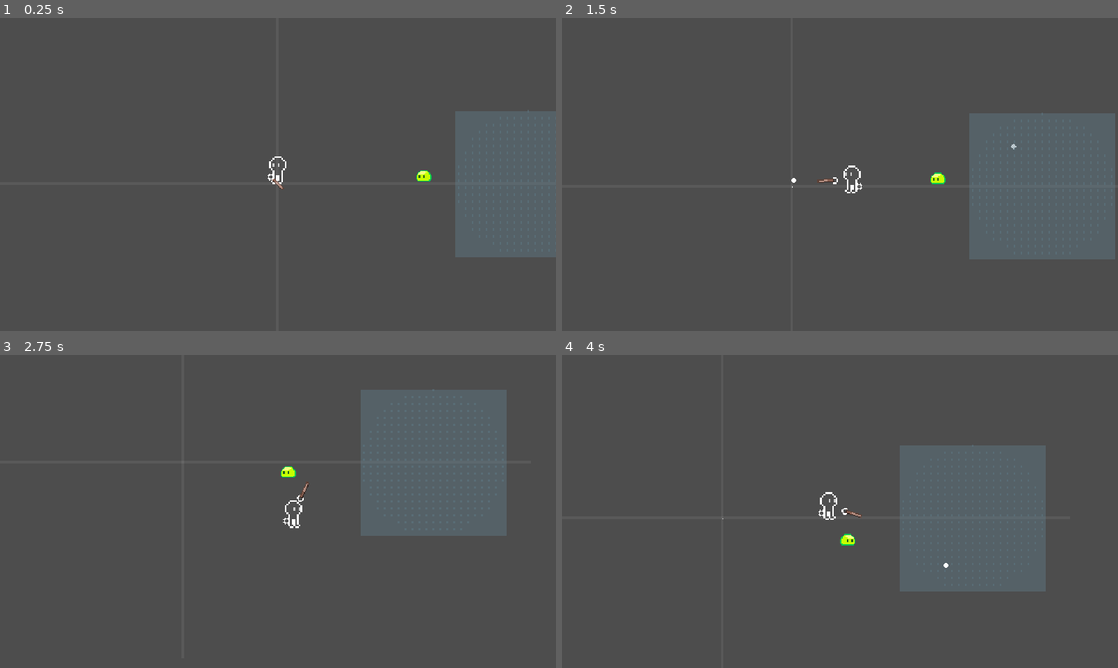
Above: before the commit, frames 1-4 (two rows, left to right).
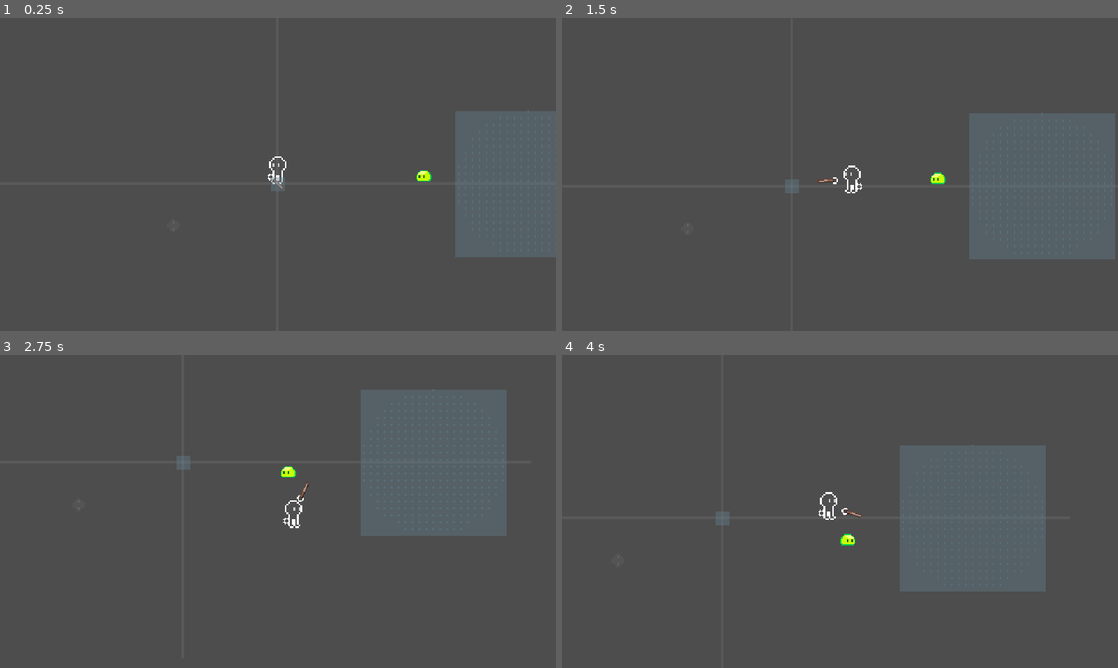
Above: after the commit, the same moments.

Repository: xharris/magicmissiles
Game: Godot game, scene res://game.tscn
Two runs of this game, one before a commit and one after it. Both use one fixed random seed, a clock stepped at 60 frames per second and the inputs below.
Inputs (mouse positions are in pixels of both pictures, inside the frame that each line leads up to):
- Up to frame 1 (0.25 s): no input
- Up to frame 2 (1.5 s): move the mouse to (962, 158) at 0.52 s; hold D (right) 0.53-1.28 s; click (962, 158) at 0.6 s; move the mouse to (728, 190) at 1.27 s; hold S (down) from 1.28 s (still down); click (728, 190) at 1.35 s
- Up to frame 3 (2.75 s): move the mouse to (333, 442) at 2.02 s; release S (down) at 2.03 s; hold D (right) from 2.03 s (still down); click (333, 442) at 2.1 s
- Up to frame 4 (4 s): move the mouse to (812, 574) at 2.77 s; release D (right) at 2.78 s; hold W (up) 2.78-3.53 s; click (812, 574) at 2.85 s; move the mouse to (1006, 558) at 3.52 s; hold A (left) from 3.53 s (still down); click (1006, 558) at 3.6 s

The runs differ from the first frame. In frame 1, less than 0.1% of the frame differs, in the area x 31-52%, y 50-68%; in frame 2, 0.1%, in the area x 22-82%, y 40-69%; in frame 3, less than 0.1%; in frame 4, less than 0.1%.

Commit message:
adds magic source/dest components

Diff:
--- a/components/arms/arms.gd
+++ b/components/arms/arms.gd
@@ -6,6 +6,7 @@
 @onready var animation_player: AnimationPlayer = %AnimationPlayer
 @onready var arm_l: Node2D = %ArmL
 @onready var wand_tip: Node2D = %WandTip
+@onready var magic_dest: MagicDest = %MagicDest
 
 var face_direction: Vector2
 
--- a/components/arms/arms.tscn
+++ b/components/arms/arms.tscn
@@ -1,8 +1,9 @@
-[gd_scene load_steps=14 format=3 uid="uid://1unta65jxpw0"]
+[gd_scene format=3 uid="uid://1unta65jxpw0"]
 
 [ext_resource type="Script" uid="uid://c1q4q6wn77rq0" path="res://components/arms/arms.gd" id="1_ia214"]
 [ext_resource type="Texture2D" uid="uid://bbj8f2xd1yei4" path="res://components/arms/hand.png" id="2_mvj64"]
 [ext_resource type="Texture2D" uid="uid://dws2mrwvqim8" path="res://components/arms/wand.png" id="3_vyekd"]
+[ext_resource type="PackedScene" uid="uid://7orwu3jpymed" path="res://components/magic_transfer/dest/magic_dest.tscn" id="4_p4r30"]
 
 [sub_resource type="AnimationNodeTimeSeek" id="AnimationNodeTimeSeek_vyekd"]
 
@@ -20,18 +21,18 @@
 
 [sub_resource type="AnimationNodeBlendTree" id="AnimationNodeBlendTree_p4r30"]
 graph_offset = Vector2(-307.195, 156.234)
+nodes/output/position = Vector2(310, 260)
 nodes/TimeSeek/node = SubResource("AnimationNodeTimeSeek_vyekd")
 nodes/TimeSeek/position = Vector2(-40, 320)
 nodes/idle/node = SubResource("AnimationNodeAnimation_vyekd")
 nodes/idle/position = Vector2(-220, 150)
-nodes/output/position = Vector2(310, 260)
 nodes/point/node = SubResource("AnimationNodeAnimation_p4r30")
 nodes/point/position = Vector2(-370, 350)
 nodes/point_blend/node = SubResource("AnimationNodeBlend2_rowb5")
 nodes/point_blend/position = Vector2(140, 260)
 nodes/point_no_auto_play/node = SubResource("AnimationNodeTimeScale_vyekd")
 nodes/point_no_auto_play/position = Vector2(-220, 350)
-node_connections = [&"TimeSeek", 0, &"point_no_auto_play", &"output", 0, &"point_blend", &"point_blend", 0, &"idle", &"point_blend", 1, &"TimeSeek", &"point_no_auto_play", 0, &"point"]
+node_connections = [&"output", 0, &"point_blend", &"TimeSeek", 0, &"point_no_auto_play", &"point_blend", 0, &"idle", &"point_blend", 1, &"TimeSeek", &"point_no_auto_play", 0, &"point"]
 
 [sub_resource type="Animation" id="Animation_vyekd"]
 length = 0.001
@@ -243,10 +244,14 @@
 &"point": SubResource("Animation_p4r30")
 }
 
-[node name="Arms" type="Node2D"]
+[sub_resource type="CapsuleShape2D" id="CapsuleShape2D_vyekd"]
+radius = 3.5355325
+height = 18.384779
+
+[node name="Arms" type="Node2D" unique_id=1035988319]
 script = ExtResource("1_ia214")
 
-[node name="AnimationTree" type="AnimationTree" parent="."]
+[node name="AnimationTree" type="AnimationTree" parent="." unique_id=879337975]
 unique_name_in_owner = true
 root_node = NodePath("%AnimationTree/..")
 tree_root = SubResource("AnimationNodeBlendTree_p4r30")
@@ -255,50 +260,57 @@
 parameters/point_blend/blend_amount = 1.0
 parameters/point_no_auto_play/scale = 0.0
 
-[node name="AnimationPlayer" type="AnimationPlayer" parent="."]
-unique_name_in_owner = true
-libraries = {
-&"": SubResource("AnimationLibrary_p4r30")
-}
+[node name="AnimationPlayer" type="AnimationPlayer" parent="." unique_id=1714883922]
+unique_name_in_owner = true
+libraries/ = SubResource("AnimationLibrary_p4r30")
 speed_scale = 100.0
 
-[node name="Base" type="Node2D" parent="."]
-unique_name_in_owner = true
-
-[node name="ArmL" type="Node2D" parent="Base"]
-unique_name_in_owner = true
-
-[node name="AnimatedArmL" type="Node2D" parent="Base/ArmL"]
+[node name="Base" type="Node2D" parent="." unique_id=977785097]
+unique_name_in_owner = true
+
+[node name="ArmL" type="Node2D" parent="Base" unique_id=1445067803]
+unique_name_in_owner = true
+
+[node name="AnimatedArmL" type="Node2D" parent="Base/ArmL" unique_id=745295071]
 unique_name_in_owner = true
 rotation = -0.785398
 
-[node name="HandL" type="Node2D" parent="Base/ArmL/AnimatedArmL"]
+[node name="HandL" type="Node2D" parent="Base/ArmL/AnimatedArmL" unique_id=86737115]
 unique_name_in_owner = true
 position = Vector2(0, 6)
 
-[node name="Sprite2D" type="Sprite2D" parent="Base/ArmL/AnimatedArmL/HandL"]
+[node name="Sprite2D" type="Sprite2D" parent="Base/ArmL/AnimatedArmL/HandL" unique_id=354654164]
 texture = ExtResource("2_mvj64")
 
-[node name="Wand" type="Node2D" parent="Base/ArmL/AnimatedArmL/HandL"]
+[node name="Wand" type="Node2D" parent="Base/ArmL/AnimatedArmL/HandL" unique_id=1897940201]
 position = Vector2(2, 0)
 
-[node name="WandSprite" type="Sprite2D" parent="Base/ArmL/AnimatedArmL/HandL/Wand"]
+[node name="WandSprite" type="Sprite2D" parent="Base/ArmL/AnimatedArmL/HandL/Wand" unique_id=652374274]
 position = Vector2(2, 0)
 rotation = 1.5708
 scale = Vector2(0.5, 0.75)
 texture = ExtResource("3_vyekd")
 
-[node name="WandTip" type="Marker2D" parent="Base/ArmL/AnimatedArmL/HandL/Wand"]
+[node name="WandTip" type="Marker2D" parent="Base/ArmL/AnimatedArmL/HandL/Wand" unique_id=1751096595]
 unique_name_in_owner = true
 position = Vector2(12, 0)
 
-[node name="ArmR" type="Node2D" parent="Base"]
+[node name="MagicDest" parent="Base/ArmL/AnimatedArmL/HandL/Wand/WandTip" unique_id=156510821 instance=ExtResource("4_p4r30")]
+unique_name_in_owner = true
+
+[node name="CollisionShape2D" type="CollisionShape2D" parent="Base/ArmL/AnimatedArmL/HandL/Wand/WandTip/MagicDest" unique_id=1379977671]
+position = Vector2(5.0918846, 0.3639574)
+rotation = 1.5707941
+scale = Vector2(0.99999994, 0.99999994)
+shape = SubResource("CapsuleShape2D_vyekd")
+
+[node name="ArmR" type="Node2D" parent="Base" unique_id=1558728187]
 unique_name_in_owner = true
 rotation = 0.785398
 
-[node name="HandR" type="Node2D" parent="Base/ArmR"]
+[node name="HandR" type="Node2D" parent="Base/ArmR" unique_id=525575314]
 unique_name_in_owner = true
 position = Vector2(0, 6)
 
-[node name="Sprite2D" type="Sprite2D" parent="Base/ArmR/HandR"]
+[node name="Sprite2D" type="Sprite2D" parent="Base/ArmR/HandR" unique_id=405853096]
 texture = ExtResource("2_mvj64")
--- /dev/null
+++ b/components/magic_transfer/dest/magic_dest.gd
@@ -0,0 +1,42 @@
+extends Area2D
+class_name MagicDest
+
+signal receive_started(magic: MagicConfig)
+signal receive_finished(magic: MagicConfig)
+
+var _receiving: Dictionary[MagicConfig, float]
+
+var enabled: bool = false
+var magic: Array[MagicConfig]
+
+var _log = Logs.new("magic_dest", Logs.Level.DEBUG)
+
+func _ready() -> void:
+    area_entered.connect(_area_entered)
+    area_exited.connect(_area_exited)
+
+func _area_exited(area: Area2D):
+    if area is MagicSrc:
+        _receiving.erase(area.magic)
+
+func _area_entered(area: Area2D):
+    if not enabled:
+        return
+    if area is MagicSrc:
+        if not _receiving.has(area.magic) and not magic.has(area.magic):
+            _log.debug("receive magic start: %s" % [area.magic])
+            _receiving.set(area.magic, area.transfer_duration)
+            receive_started.emit(area.magic)
+
+func _process(delta: float) -> void:
+    visible = enabled
+    for m in _receiving:
+        var time = _receiving.get(m, 0)
+        if time <= 0:
+            _receiving.erase(m)
+            magic.append(m)
+            _log.debug("receive magic finish: %s" % [m])
+            receive_finished.emit(m)
+        else:
+            time -= delta
+            _receiving[m] = time
--- /dev/null
+++ b/components/magic_transfer/dest/magic_dest.tscn
@@ -0,0 +1,9 @@
+[gd_scene format=3 uid="uid://7orwu3jpymed"]
+
+[ext_resource type="Script" uid="uid://b76m8opb0mg4y" path="res://components/magic_transfer/dest/magic_dest.gd" id="1_tf3ja"]
+
+[node name="MagicDest" type="Area2D" unique_id=156510821]
+collision_layer = 256
+collision_mask = 64
+monitorable = false
+script = ExtResource("1_tf3ja")
--- a/entities/magic/magic_config.gd
+++ b/components/magic_transfer/magic_config.gd
@@ -2,11 +2,7 @@
 class_name MagicConfig
 
 @export var piercing: bool
-
 ## applied to self on ready
 @export var on_ready_effects: Array[StatusEffect]
 ## applied to target on collision
 @export var on_hit_effects: Array[StatusEffect]
-
-@export var vfx: VfxConfig # TODO
-@export var sprite: Texture2D # TODO
--- /dev/null
+++ b/components/magic_transfer/src/magic_src.gd
@@ -0,0 +1,5 @@
+extends Area2D
+class_name MagicSrc
+
+@export var magic: MagicConfig
+@export var transfer_duration: float = 1
--- /dev/null
+++ b/components/magic_transfer/src/magic_src.tscn
@@ -0,0 +1,9 @@
+[gd_scene format=3 uid="uid://3x7nbvqsy3jx"]
+
+[ext_resource type="Script" uid="uid://c0bbm7q5hv7bo" path="res://components/magic_transfer/src/magic_src.gd" id="1_ydag8"]
+
+[node name="MagicSource" type="Area2D" unique_id=815820965]
+collision_layer = 64
+collision_mask = 256
+monitoring = false
+script = ExtResource("1_ydag8")
--- a/components/shape_grid/shape_grid.gd
+++ b/components/shape_grid/shape_grid.gd
@@ -71,8 +71,14 @@
 
 func _ready() -> void:
     add_to_group(Groups.SHAPE_GRID)
-    child_entered_tree.connect(update)
-    child_exiting_tree.connect(update)
+    child_entered_tree.connect(_child_entered_tree)
+    child_exiting_tree.connect(_child_exiting_tree)
+    update()
+
+func _child_entered_tree(_child: Node):
+    update()
+
+func _child_exiting_tree(_child: Node):
     update()
 
 func _draw() -> void:
--- a/entities/actor/actor.gd
+++ b/entities/actor/actor.gd
@@ -34,6 +34,7 @@
 var update_action = update
 
 var _log = Logs.new("actor")#, Logs.Level.DEBUG)
+var _received_magic_configs: Array[MagicConfig]
 
 func context() -> ContextNode:
     var ctx = ContextNode.new()
@@ -78,11 +79,11 @@
     if ai_ctrl and player_ctrl:
         ai_ctrl.config = config.ai_config
         if ai_enabled:
-            _log.info("%s is ai controlled: %s" % [self, ai_ctrl.config.resource_path.get_basename()])
+            _log.debug("%s is ai controlled: %s" % [self, ai_ctrl.config.resource_path.get_basename()])
             NodeUtil.disable(player_ctrl)
             NodeUtil.enable(ai_ctrl)
         else:
-            _log.info("%s is player controlled" % [self])
+            _log.debug("%s is player controlled" % [self])
             NodeUtil.enable(player_ctrl)
             NodeUtil.disable(ai_ctrl)
         NodeUtil.reconnect_str(control, "primary", _on_primary)
@@ -127,6 +128,8 @@
     velocity = velocity.lerp(control.move_direction * config.move_speed, delta * 5)
     sprite.walk_speed = clampf(velocity.length() / config.move_speed, 0, 1)
     move_and_collide(velocity * delta)
+    # receiving magic
+    arms.magic_dest.enabled = arms.pointing > 0.75
 
 func _ready() -> void:
     update()
@@ -135,13 +138,18 @@
     queue_free()
 
 func _on_apply_status_effect(effect: StatusEffect, ctx: StatusEffectContext):
-        # apply effect
+    # apply effect
     status_effect_ctrl.apply_effect(context(), effect, ctx)
 
 func _on_primary():
+    # get configs
+    var magic_configs: Array[MagicConfig]
+    magic_configs.append_array(config.magic_configs)
+    magic_configs.append_array(arms.magic_dest.magic.filter(
+        func(m:MagicConfig): return not config.magic_configs.has(m)))
     # create magic [missile]
-    var magic = Magic.create(context(), config.magic_configs)
-    _log.debug("fire magic with configs: %s" % [config.magic_configs.map(func(c:MagicConfig):return c.resource_path)])
+    var magic = Magic.create(context(), magic_configs)
+    _log.debug("fire magic with configs: %s" % [magic_configs.map(func(c:MagicConfig):return c.resource_path)])
     var angle = control.move_direction.angle()
     var magic_position = global_position
     if arms:
--- a/entities/actor/actor.tscn
+++ b/entities/actor/actor.tscn
@@ -11,6 +11,7 @@
 [ext_resource type="PackedScene" uid="uid://dd2svjblodqmd" path="res://components/sense/sense.tscn" id="7_8hfo6"]
 [ext_resource type="PackedScene" uid="uid://cbpdxa1jy4kp4" path="res://components/actor_control/ai_control/ai_control.tscn" id="9_wq7k8"]
 [ext_resource type="PackedScene" uid="uid://bi28wwel2bc5v" path="res://components/status_effect_ctrl/on_hit.tscn" id="10_bash0"]
+[ext_resource type="Resource" uid="uid://bh08hfxdjlp3r" path="res://resources/actor_configs/slime/slime_ai.tres" id="11_bash0"]
 [ext_resource type="Script" uid="uid://nsiup7qrd3ha" path="res://components/status_effect_ctrl/status_effect.gd" id="11_ltbwc"]
 [ext_resource type="PackedScene" uid="uid://dk6t14i7xff37" path="res://components/actor_control/player_control/player_control.tscn" id="12_7gc83"]
 [ext_resource type="PackedScene" uid="uid://cdsl631ei3j3t" path="res://components/camera_focus/camera_focus.tscn" id="12_yxgyw"]
@@ -52,6 +53,7 @@
 
 [node name="AiControl" parent="." unique_id=246021318 node_paths=PackedStringArray("actor") instance=ExtResource("9_wq7k8")]
 unique_name_in_owner = true
+config = ExtResource("11_bash0")
 actor = NodePath("..")
 
 [node name="OnHit" parent="." unique_id=2013717377 instance=ExtResource("10_bash0")]
--- /dev/null
+++ b/entities/campfire/campfire.tscn
@@ -0,0 +1,21 @@
+[gd_scene format=3 uid="uid://b46dvxtqp5ydy"]
+
+[ext_resource type="Texture2D" uid="uid://bp7atejjkmgbv" path="res://entities/magic/magic_missile_bare.png" id="1_jaf7h"]
+[ext_resource type="PackedScene" uid="uid://3x7nbvqsy3jx" path="res://components/magic_transfer/src/magic_src.tscn" id="2_5c6lx"]
+[ext_resource type="Resource" uid="uid://kdvdwul2yqkx" path="res://resources/magic_config/magic_missile.tres" id="3_5c6lx"]
+
+[sub_resource type="CircleShape2D" id="CircleShape2D_jvgcx"]
+radius = 16.03122
+
+[node name="Campfire" type="Node2D" unique_id=1682679037]
+
+[node name="Sprite2D" type="Sprite2D" parent="." unique_id=2089002870]
+scale = Vector2(5, 5)
+texture = ExtResource("1_jaf7h")
+
+[node name="MagicSource" parent="." unique_id=815820965 instance=ExtResource("2_5c6lx")]
+magic = ExtResource("3_5c6lx")
+
+[node name="CollisionShape2D" type="CollisionShape2D" parent="MagicSource" unique_id=2126351938]
+shape = SubResource("CircleShape2D_jvgcx")
+debug_color = Color(0.9992015, 0.028068122, 9.62615e-07, 0.41960785)
--- a/levels/dev/dev.tscn
+++ b/levels/dev/dev.tscn
@@ -5,6 +5,7 @@
 [ext_resource type="Resource" uid="uid://c6stj4cbu1kpw" path="res://resources/actor_configs/player/player.tres" id="3_n1i44"]
 [ext_resource type="PackedScene" uid="uid://cb6bisyxfcg23" path="res://components/camera_focus/camera_focus_manager.tscn" id="3_qf2dv"]
 [ext_resource type="PackedScene" uid="uid://dmsjoa6qv5l02" path="res://components/shape_grid/shape_grid.tscn" id="5_qf2dv"]
+[ext_resource type="PackedScene" uid="uid://b46dvxtqp5ydy" path="res://entities/campfire/campfire.tscn" id="6_0qlot"]
 
 [sub_resource type="CircleShape2D" id="CircleShape2D_qf2dv"]
 radius = 167.0449
@@ -30,3 +31,7 @@
 modulate = Color(1, 1, 1, 0.2)
 position = Vector2(576, 0)
 shape = SubResource("CircleShape2D_qf2dv")
+
+[node name="Campfire" parent="PatrolArea" unique_id=1682679037 instance=ExtResource("6_0qlot")]
+modulate = Color(1, 1, 1, 0.2)
+position = Vector2(-240, 96)
--- a/levels/forest/forest.tscn
+++ b/levels/forest/forest.tscn
@@ -1,13 +1,13 @@
-[gd_scene load_steps=12 format=4 uid="uid://cwxjkkk6axxs1"]
+[gd_scene format=4 uid="uid://cwxjkkk6axxs1"]
 
 [ext_resource type="Script" uid="uid://fhjx1ydmkhu0" path="res://levels/forest/forest.gd" id="1_yghfa"]
 [ext_resource type="PackedScene" uid="uid://s1mil07lieaw" path="res://components/wrapped_sprite/wrapped_sprite.tscn" id="2_f0ihd"]
 [ext_resource type="Texture2D" uid="uid://bd8rxvc4skc6g" path="res://levels/forest/forest_path.png" id="3_b5a7f"]
 [ext_resource type="Texture2D" uid="uid://ue4u7u1m66kl" path="res://levels/forest/sky_noise.tres" id="3_l8lv6"]
-[ext_resource type="PackedScene" uid="uid://1f8ehcj7j667" path="res://entities/player/player.tscn" id="4_k84yl"]
+[ext_resource type="PackedScene" path="res://entities/player/player.tscn" id="4_k84yl"]
 [ext_resource type="Resource" uid="uid://kdvdwul2yqkx" path="res://resources/magic_config/magic_missile.tres" id="5_arh7m"]
 [ext_resource type="PackedScene" uid="uid://cb6bisyxfcg23" path="res://components/camera_focus/camera_focus_manager.tscn" id="6_fuqgi"]
-[ext_resource type="Script" uid="uid://bo8a4oocqe1d0" path="res://entities/magic/magic_config.gd" id="7_4o77n"]
+[ext_resource type="Script" uid="uid://bo8a4oocqe1d0" path="res://components/magic_transfer/magic_config.gd" id="7_4o77n"]
 
 [sub_resource type="TileSetAtlasSource" id="TileSetAtlasSource_8rbh7"]
 texture = ExtResource("3_b5a7f")
--- a/project.godot
+++ b/project.godot
@@ -83,7 +83,9 @@
 2d_physics/layer_4="hurt"
 2d_physics/layer_5="sense"
 2d_physics/layer_6="stimulus"
+2d_physics/layer_7="magic_src"
 2d_physics/layer_8="walkable"
+2d_physics/layer_9="magic_dest"
 
 [rendering]
 
--- a/resources/actor_configs/player/player.tres
+++ b/resources/actor_configs/player/player.tres
@@ -3,9 +3,8 @@
 [ext_resource type="Resource" uid="uid://dfg2ddfm7enjx" path="res://resources/actor_configs/player/player_camera.tres" id="1_ig03h"]
 [ext_resource type="Script" uid="uid://nsiup7qrd3ha" path="res://components/status_effect_ctrl/status_effect.gd" id="1_nwbdg"]
 [ext_resource type="Resource" uid="uid://q1qrr8y6juns" path="res://resources/factions/human.tres" id="1_u0c0c"]
-[ext_resource type="Script" uid="uid://bo8a4oocqe1d0" path="res://entities/magic/magic_config.gd" id="2_elwq2"]
 [ext_resource type="Script" uid="uid://x5j4t41vi5jt" path="res://entities/actor/actor_config.gd" id="2_u0c0c"]
-[ext_resource type="Resource" uid="uid://kdvdwul2yqkx" path="res://resources/magic_config/magic_missile.tres" id="3_l8rgj"]
+[ext_resource type="Script" uid="uid://bo8a4oocqe1d0" path="res://components/magic_transfer/magic_config.gd" id="3_l8rgj"]
 [ext_resource type="Resource" uid="uid://db7kufdiotf5n" path="res://resources/actor_configs/player/player_actor_sprite.tres" id="4_u0c0c"]
 
 [sub_resource type="CircleShape2D" id="CircleShape2D_l8rgj"]
@@ -19,7 +18,6 @@
 script = ExtResource("2_u0c0c")
 faction = ExtResource("1_u0c0c")
 hp_max = 3
-magic_configs = Array[ExtResource("2_elwq2")]([ExtResource("3_l8rgj")])
 hurtbox = Array[Shape2D]([SubResource("CapsuleShape2D_elwq2")])
 body = Array[Shape2D]([SubResource("CircleShape2D_l8rgj")])
 body_position = Vector2(0, 16)
--- a/resources/actor_configs/slime/slime.tres
+++ b/resources/actor_configs/slime/slime.tres
@@ -1,7 +1,7 @@
 [gd_resource type="Resource" script_class="ActorConfig" format=3 uid="uid://cquh7rme0ac0e"]
 
 [ext_resource type="Resource" uid="uid://bc2yf82wl8h7s" path="res://resources/factions/slime.tres" id="1_3h644"]
-[ext_resource type="Script" uid="uid://bo8a4oocqe1d0" path="res://entities/magic/magic_config.gd" id="1_b6ki0"]
+[ext_resource type="Script" uid="uid://bo8a4oocqe1d0" path="res://components/magic_transfer/magic_config.gd" id="1_b6ki0"]
 [ext_resource type="Resource" uid="uid://bh08hfxdjlp3r" path="res://resources/actor_configs/slime/slime_ai.tres" id="1_oiwtk"]
 [ext_resource type="Script" uid="uid://nsiup7qrd3ha" path="res://components/status_effect_ctrl/status_effect.gd" id="2_3h644"]
 [ext_resource type="Script" uid="uid://x5j4t41vi5jt" path="res://entities/actor/actor_config.gd" id="3_jr44v"]
--- a/resources/magic_config/magic_missile.tres
+++ b/resources/magic_config/magic_missile.tres
@@ -1,6 +1,6 @@
-[gd_resource type="Resource" script_class="MagicConfig" load_steps=6 format=3 uid="uid://kdvdwul2yqkx"]
+[gd_resource type="Resource" script_class="MagicConfig" format=3 uid="uid://kdvdwul2yqkx"]
 
-[ext_resource type="Script" uid="uid://bo8a4oocqe1d0" path="res://entities/magic/magic_config.gd" id="1_5bins"]
+[ext_resource type="Script" uid="uid://bo8a4oocqe1d0" path="res://components/magic_transfer/magic_config.gd" id="1_5bins"]
 [ext_resource type="Script" uid="uid://nsiup7qrd3ha" path="res://components/status_effect_ctrl/status_effect.gd" id="1_pjbhv"]
 [ext_resource type="Resource" uid="uid://cn1p2yfidasi3" path="res://resources/status_effects/knockback/knockback_mid_target_from_me.tres" id="3_ns4xr"]
 [ext_resource type="Resource" uid="uid://q4h3tiyid5wx" path="res://resources/status_effects/damage/damage_low.tres" id="3_wc7ec"]
Not shown, added: components/magic_transfer/dest/magic_dest.gd.uid
Renamed: entities/magic/magic_config.gd.uid -> components/magic_transfer/magic_config.gd.uid
Not shown, added: components/magic_transfer/src/magic_src.gd.uid
